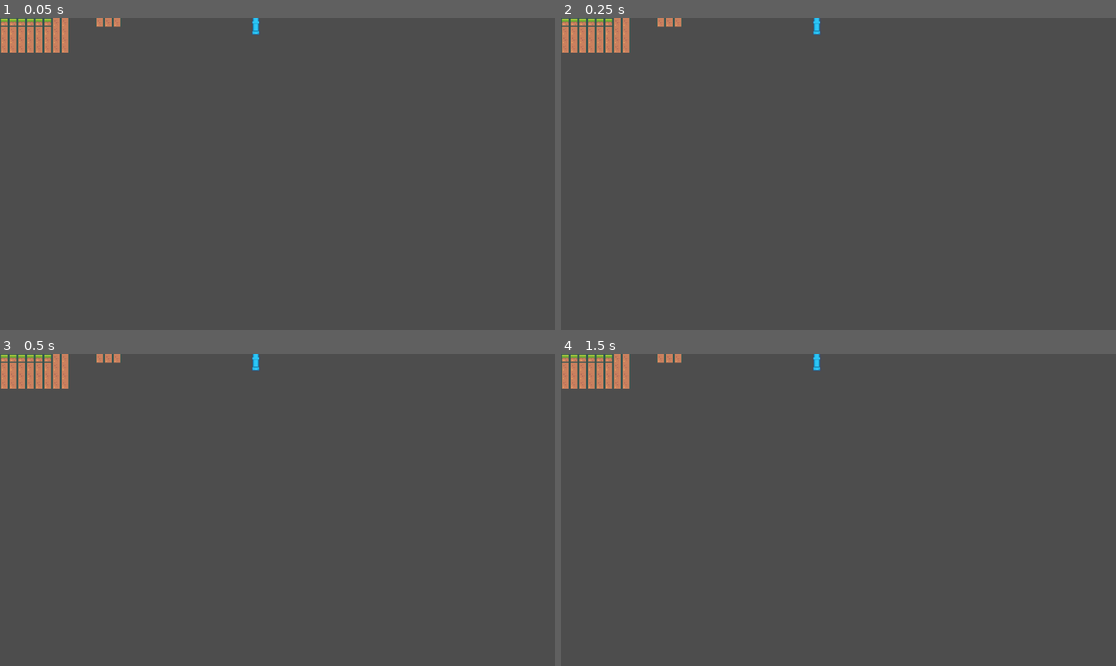
Above: before the commit, frames 1-4 (two rows, left to right).
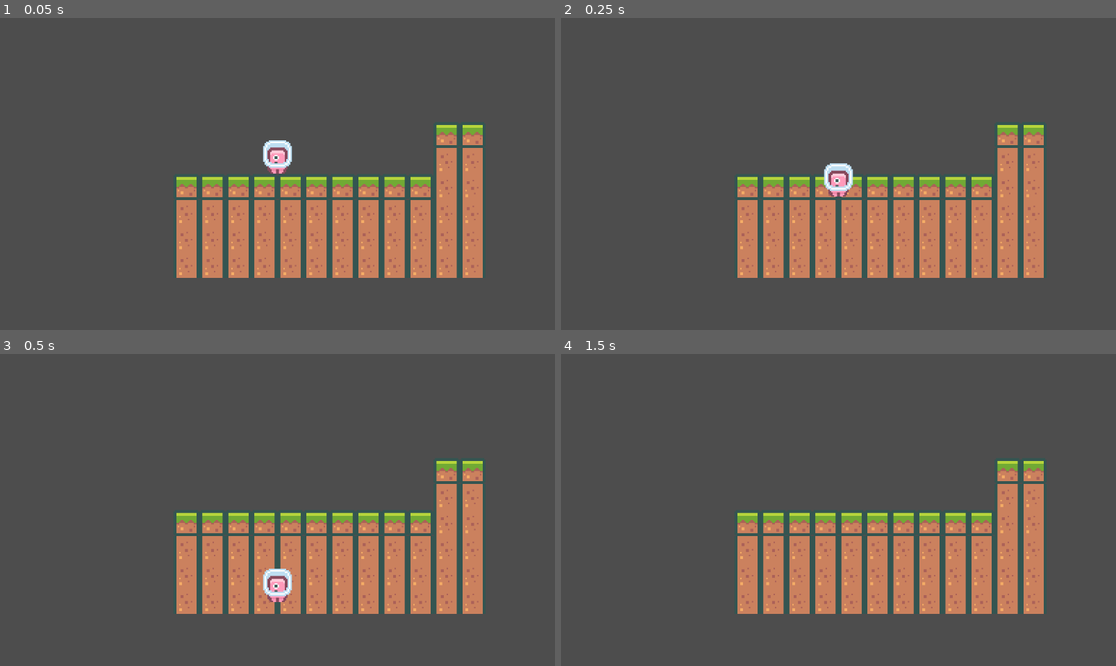
Above: after the commit, the same moments.

Repository: PaulMFleming/classic_games
Game: Godot game, scene res://Level1.tscn
Same seed, same stepped clock (60 frames per second), same inputs: the game is played once before the commit and once after it. The project has no main scene, so this scene is started directly.
Inputs:
- Up to frame 1 (0.05 s): no input
- Up to frame 2 (0.25 s): no input
- Up to frame 3 (0.5 s): no input
- Up to frame 4 (1.5 s): hold Right from 0.53 s (still down); tap Enter at 1.25 s

The runs differ from the first frame. In frame 1, 22% of the frame differs, in the area x 0-88%, y 0-84%; in frame 2, 22%; in frame 3, 21%; in frame 4, 21%.

Commit message:
add move_and_slide() function

Diff:
--- a/godot/platformer2d/Level1.tscn
+++ b/godot/platformer2d/Level1.tscn
@@ -237,6 +237,9 @@
 
 [node name="Main" type="Node2D"]
 
+[node name="Camera2D" type="Camera2D" parent="."]
+zoom = Vector2(3, 3)
+
 [node name="TileMapLayer" type="TileMapLayer" parent="."]
 tile_map_data = PackedByteArray("AAD8/wAAAAAAAAAAAAD8/wEAAAAAAAYAAAD8/wIAAAAAAAYAAAD9/wAAAAAAAAAAAAD9/wEAAAAAAAYAAAD9/w …(1264 unchanged characters)…
 tile_set = SubResource("TileSet_oexqp")
--- a/godot/platformer2d/Player.gd
+++ b/godot/platformer2d/Player.gd
@@ -14,3 +14,5 @@
 		velocity.x -= move_speed
 	if Input.is_key_pressed(KEY_RIGHT):
 		velocity.x += move_speed
+
+	move_and_slide()
